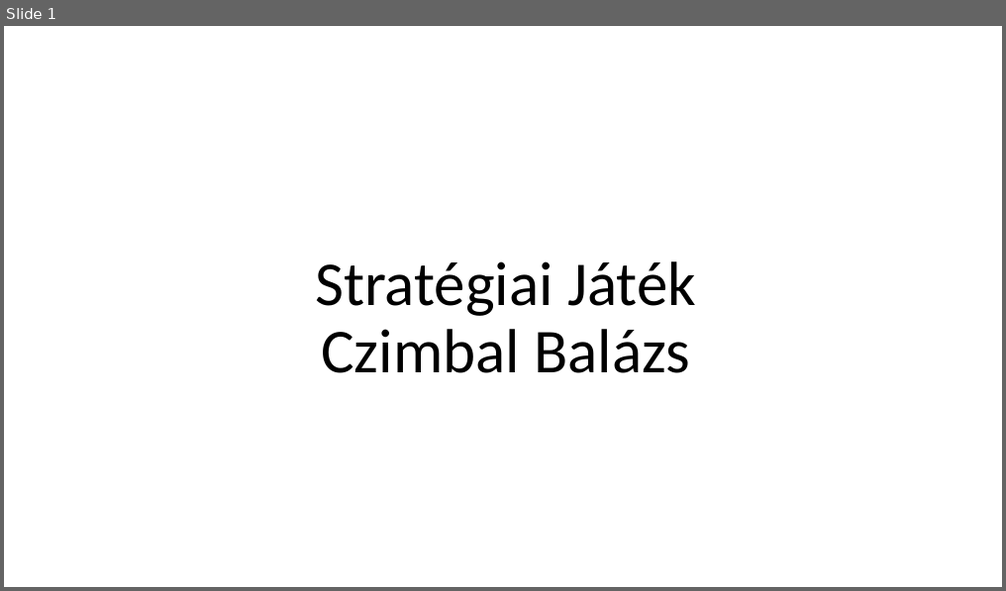
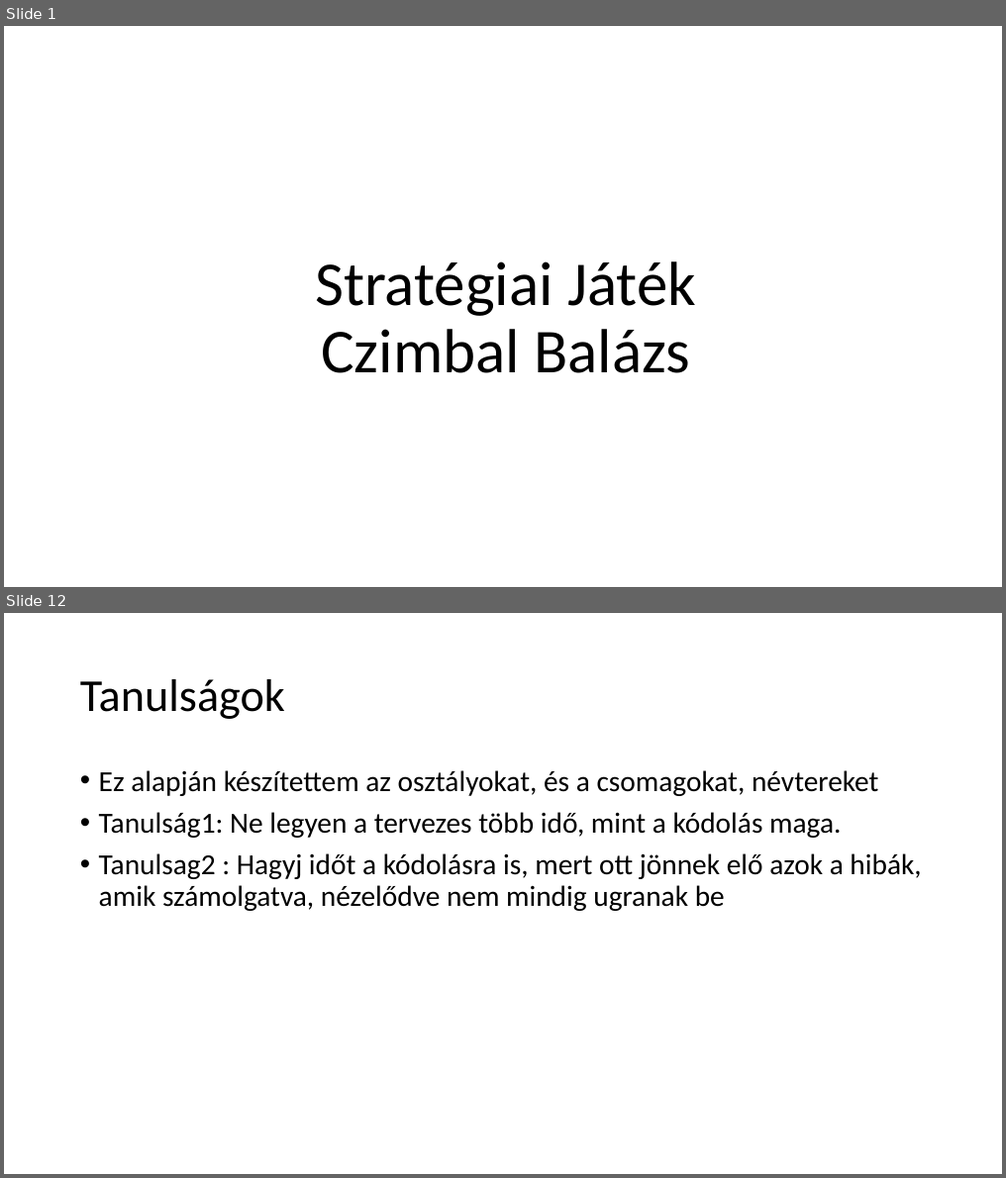
Before and after one commit to cimbi01/NagyBeadando, a slide deck: StatégiaiJáték.pptx. Shown one above the other, each under a label of ours: slide 1 before the commit, slides 1 and 12 after it; the slides between them are not shown. The pictures are 1006x591 and 1006x1178 pixels, drawn with LibreOffice and Linux fonts; fonts in the diff are those of the drawing; background and template pictures are left out. Boxes give left, top, right and bottom in pixels: in the first picture for what was removed or moved away, otherwise in the second. Text is boxed around its words. In the diff, an @@ line names an element or a change of style, - is before the commit and + after.

```diff
--- a/StatégiaiJáték.pptx
+++ b/StatégiaiJáték.pptx
@@ slide 12 added at <box>4,613,1002,1174</box>, background picture (left out) @@
@@ title added at <box>80,679,285,719</box>, 44 pt, text #000000 @@
+Tanulságok
@@ text added at <box>99,770,921,911</box>, 28 pt, text #000000 @@
+• Ez alapján készítettem az osztályokat, és a csomagokat, névtereket
+• Tanulság1: Ne legyen a tervezes több idő, mint a kódolás maga.
+• Tanulsag2 : Hagyj időt a kódolásra is, mert ott jönnek elő azok a hibák, amik számolgatva, nézelődve nem mindig ugranak be
```
Also in this commit, not shown: 9 other slides added, 5 other files.
